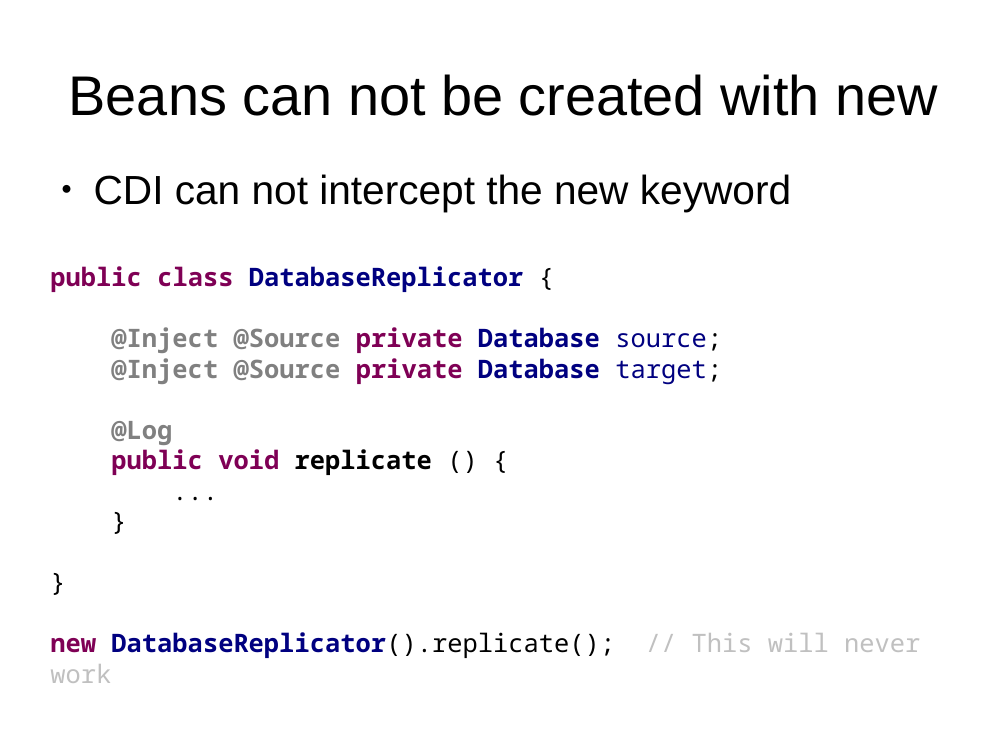
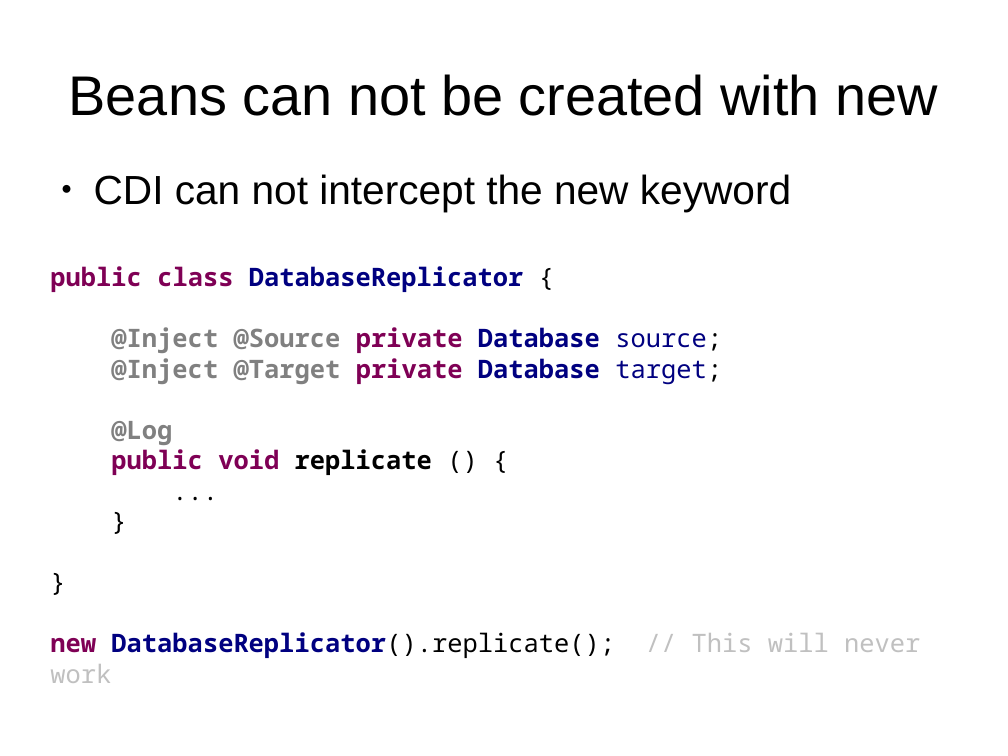
Before and after one commit to FrigoCoder/CDI, a slide deck: slide 60 of CDI.odp. Drawn at 1008x756 pixels with LibreOffice and Linux fonts; fonts in the diff are those of the drawing. Boxes give left, top, right and bottom in pixels: in the first picture for what was removed or moved away, otherwise in the second. Text is boxed around its words. In the diff, an @@ line names an element or a change of style, - is before the commit and + after.

Commit message:
Fixed issue based on feedback from orsolya.juhasz@ibm.com

```diff
--- a/CDI.odp
+++ b/CDI.odp
@@ text at [111,358,722,385]: text changed @@
-@Inject @Source private Database target;
+@Inject @Target private Database target;
```
